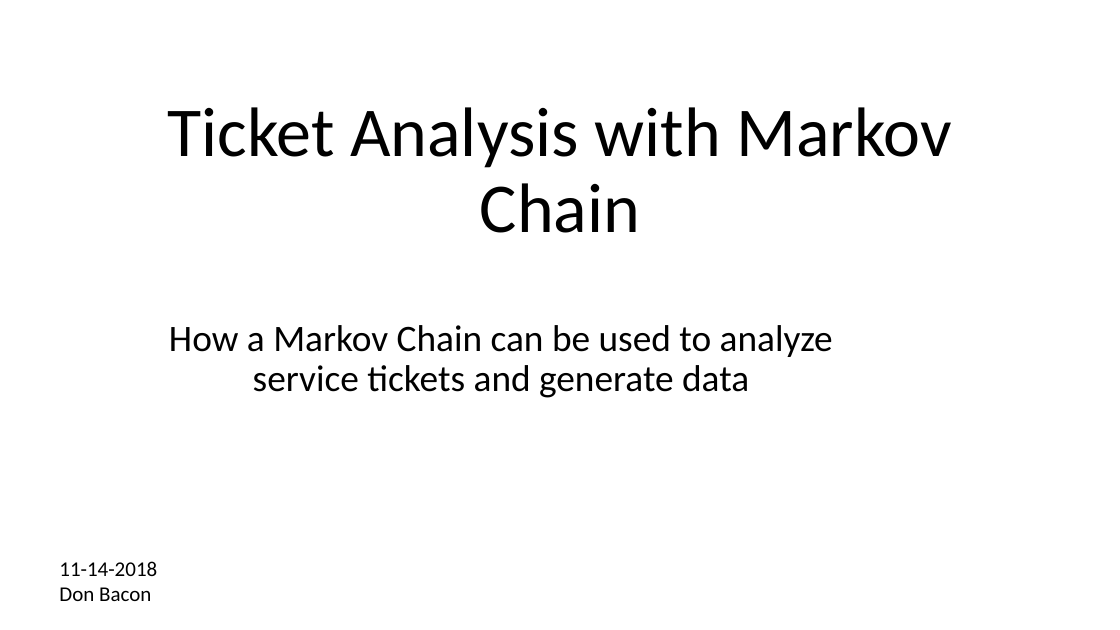
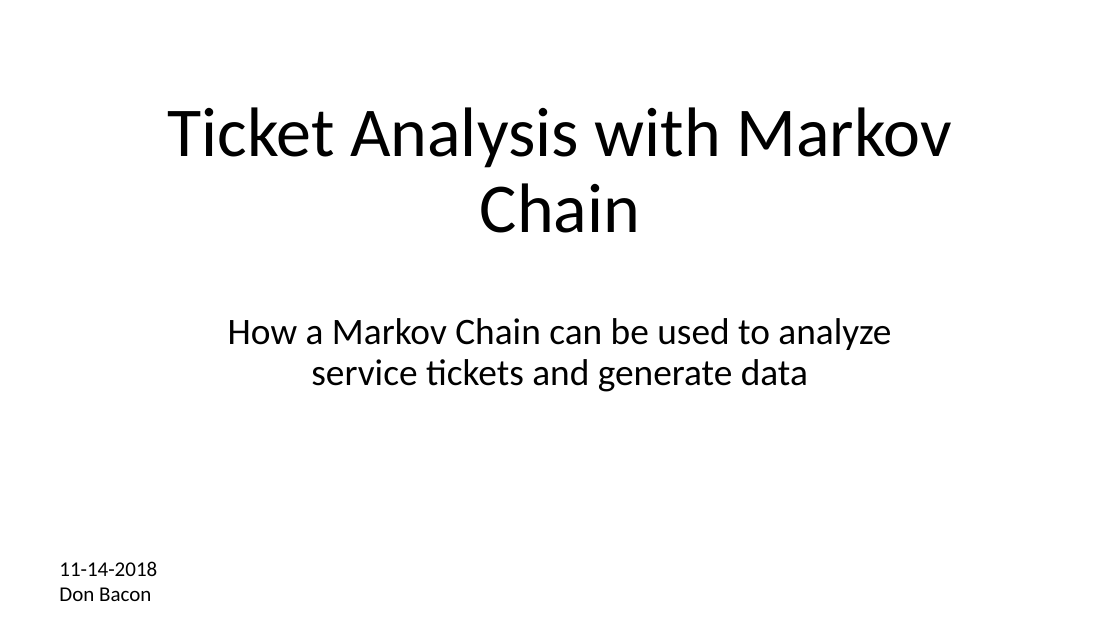
Before and after one commit to dwbzen/commonlib, a slide deck: slide 1 of doc/Markov Chain Lunch and Learn.pptx. Drawn at 1120x630 pixels with LibreOffice and Linux fonts; fonts in the diff are those of the drawing; background and template pictures are left out. Boxes give left, top, right and bottom in pixels: in the first picture for what was removed or moved away, otherwise in the second. Text is boxed around its words. In the diff, an @@ line names an element or a change of style, - is before the commit and + after.

```diff
--- a/doc/Markov Chain Lunch and Learn.pptx
+++ b/doc/Markov Chain Lunch and Learn.pptx
@@ subtitle "How a Markov Chain can ...": place and size @@
-subtitle "How a Markov Chain can ..." at box(169, 325, 833, 398)
+subtitle "How a Markov Chain can ..." at box(228, 318, 891, 392)
```
Also in this commit, not shown: 7 other slides changed, 4 slides added, 1 slide removed, 3 other files.
